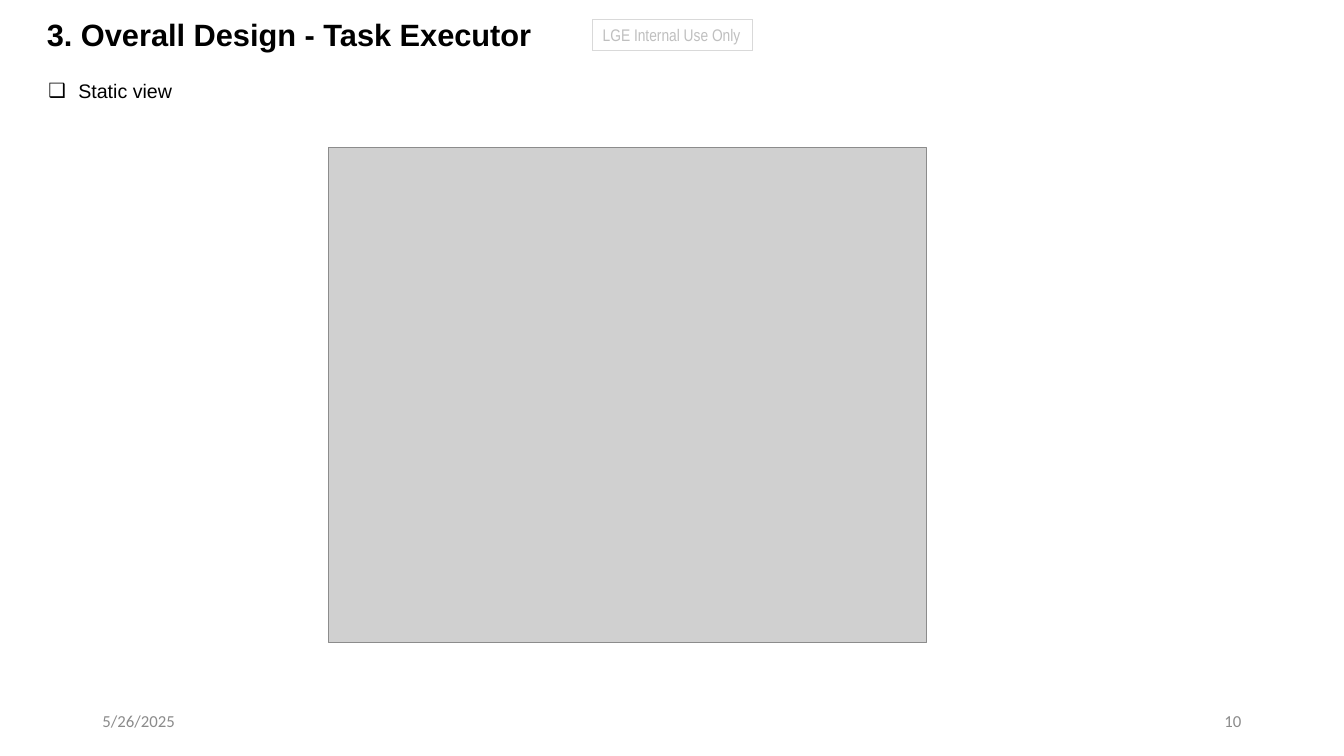
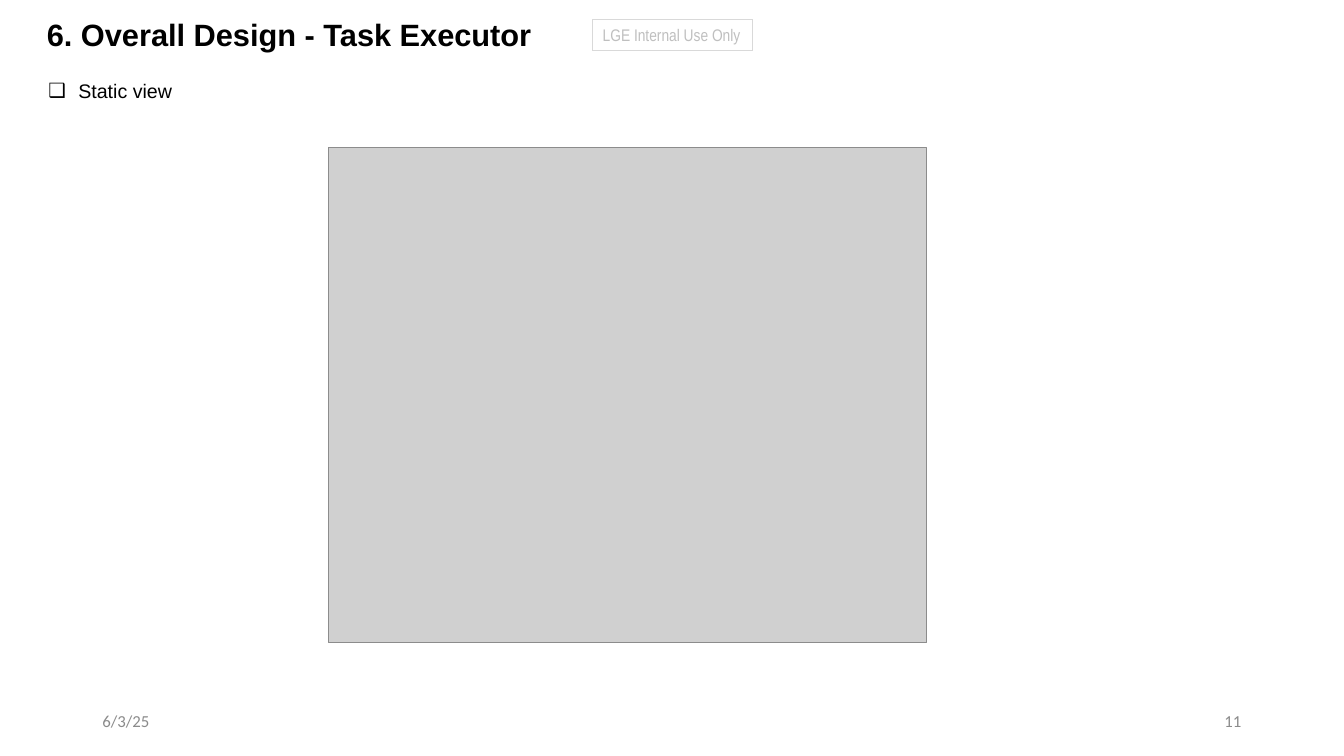
Before and after one commit to taikt/codefun, a slide deck: slide 11 of cpp/pattern/dispatcher_copilot/doc/sw_task.pptx (slide 10 before the commit). Drawn at 1344x756 pixels with LibreOffice and Linux fonts; fonts in the diff are those of the drawing; grey boxes stand for pictures. Boxes give left, top, right and bottom in pixels: in the first picture for what was removed or moved away, otherwise in the second. Text is boxed around its words. In the diff, an @@ line names an element or a change of style, - is before the commit and + after.

```diff
--- a/cpp/pattern/dispatcher_copilot/doc/sw_task.pptx
+++ b/cpp/pattern/dispatcher_copilot/doc/sw_task.pptx
@@ text at bbox=[47, 23, 531, 52]: text changed @@
-3. Overall Design - Task Executor
+6. Overall Design - Task Executor
@@ text at bbox=[102, 715, 149, 728]: text changed @@
-5/26/2025
+6/3/25
@@ page number at bbox=[1224, 716, 1241, 727]: text changed @@
-10
+11
```
Also in this commit, not shown: 15 other slides changed, 1 slide added.
